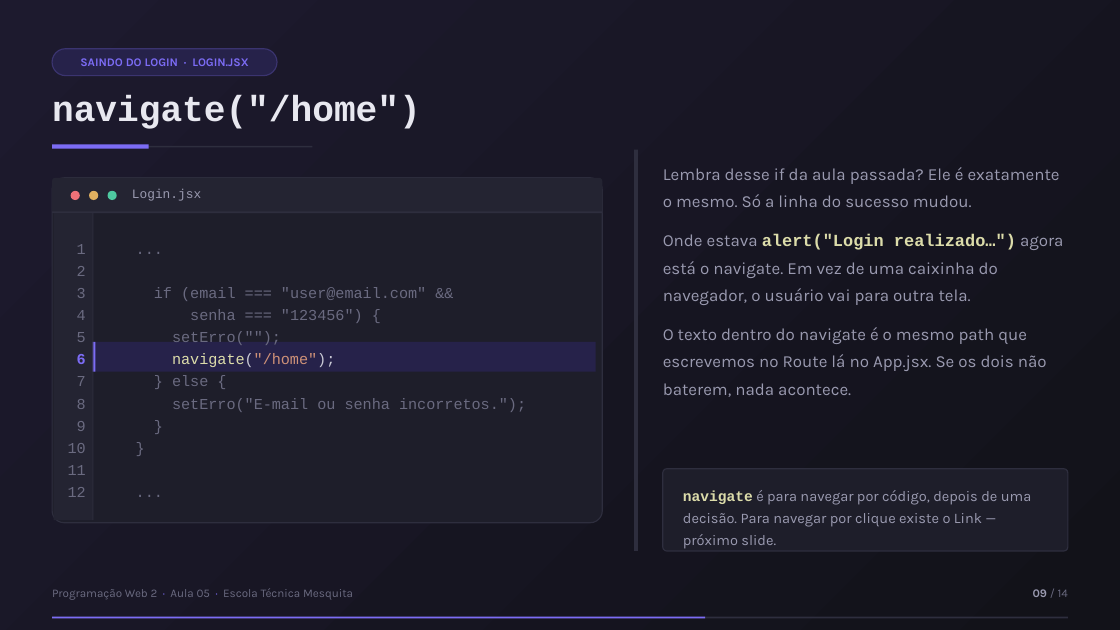
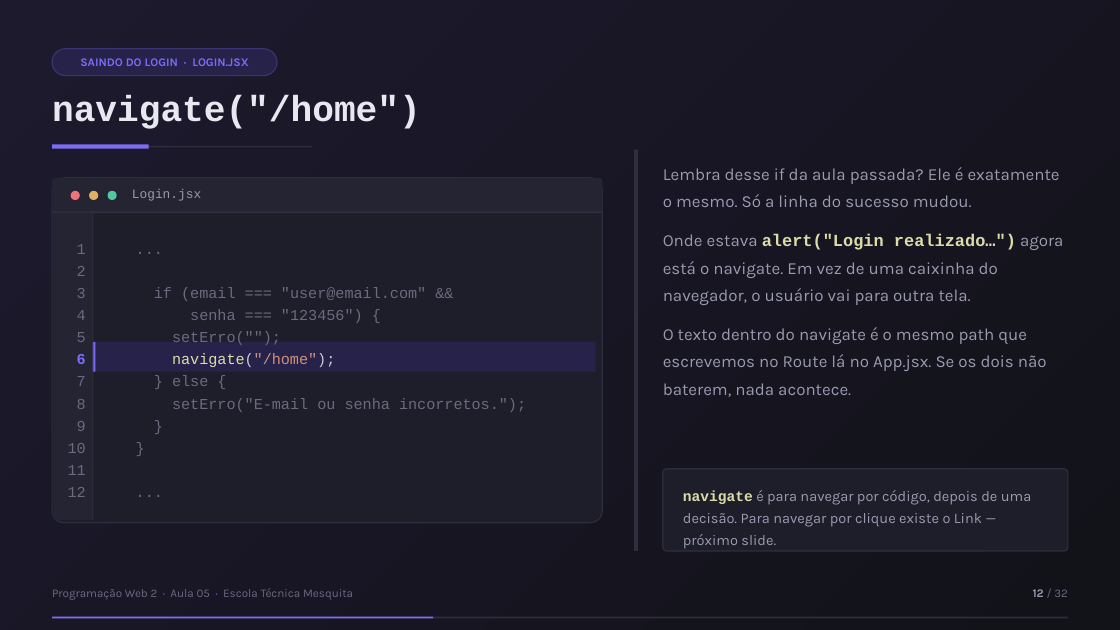
Before and after one commit to enascentedev/aula-desenvolvimento-web, a slide deck: slide 12 of aula-5/slides/Aula05-Navegando-Entre-Paginas.pptx (slide 9 before the commit). Drawn at 1120x630 pixels with LibreOffice and Linux fonts; fonts in the diff are those of the drawing. Boxes give left, top, right and bottom in pixels: in the first picture for what was removed or moved away, otherwise in the second. Text is boxed around its words. In the diff, an @@ line names an element or a change of style, - is before the commit and + after.

```diff
--- a/aula-5/slides/Aula05-Navegando-Entre-Paginas.pptx
+++ b/aula-5/slides/Aula05-Navegando-Entre-Paginas.pptx
@@ text at (x1=1033, y1=589, x2=1068, y2=597): text changed @@
-09 / 14
+12 / 32
@@ rectangle resized from (x1=52, y1=617, x2=705, y2=618) to (x1=52, y1=617, x2=433, y2=618) @@
```
Also in this commit, not shown: 13 other slides changed, 18 slides added, 16 other files.
